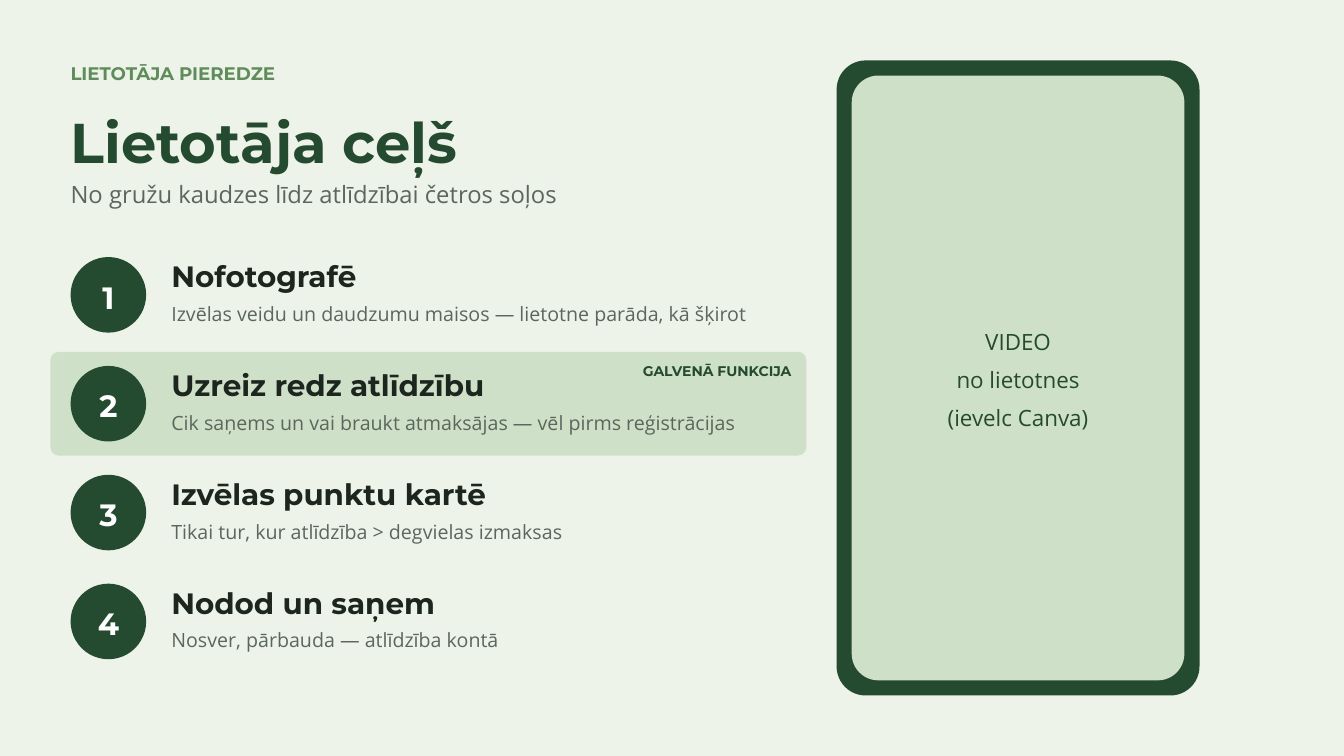
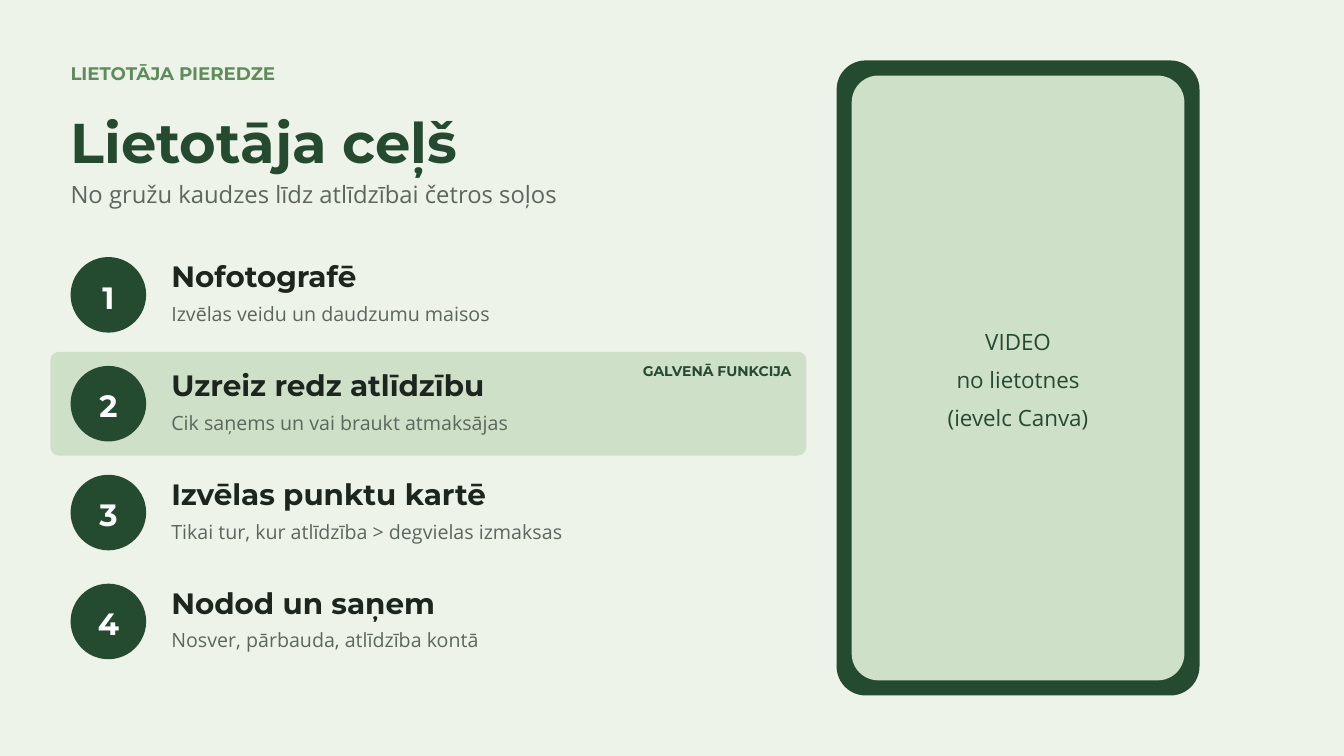
Before and after one commit to cimagustavs/Projekti_majaslapas, a slide deck: slide 3 of hakatons/buvgruzu-birza.pptx. Drawn at 1344x756 pixels with LibreOffice and Linux fonts; fonts in the diff are those of the drawing. Boxes give left, top, right and bottom in pixels: in the first picture for what was removed or moved away, otherwise in the second. Text is boxed around its words. In the diff, an @@ line names an element or a change of style, - is before the commit and + after.

```diff
--- a/hakatons/buvgruzu-birza.pptx
+++ b/hakatons/buvgruzu-birza.pptx
@@ text at <box>171,306,490,321</box>: text changed @@
-Izvēlas veidu un daudzumu maisos — lietotne parāda, kā šķirot
+Izvēlas veidu un daudzumu maisos
@@ text at <box>171,415,508,435</box>: text changed @@
-Cik saņems un vai braukt atmaksājas — vēl pirms reģistrācijas
+Cik saņems un vai braukt atmaksājas
@@ text at <box>171,632,479,652</box>: text changed @@
-Nosver, pārbauda — atlīdzība kontā
+Nosver, pārbauda, atlīdzība kontā
```
Also in this commit, not shown: 2 other slides changed, 4 other files.
